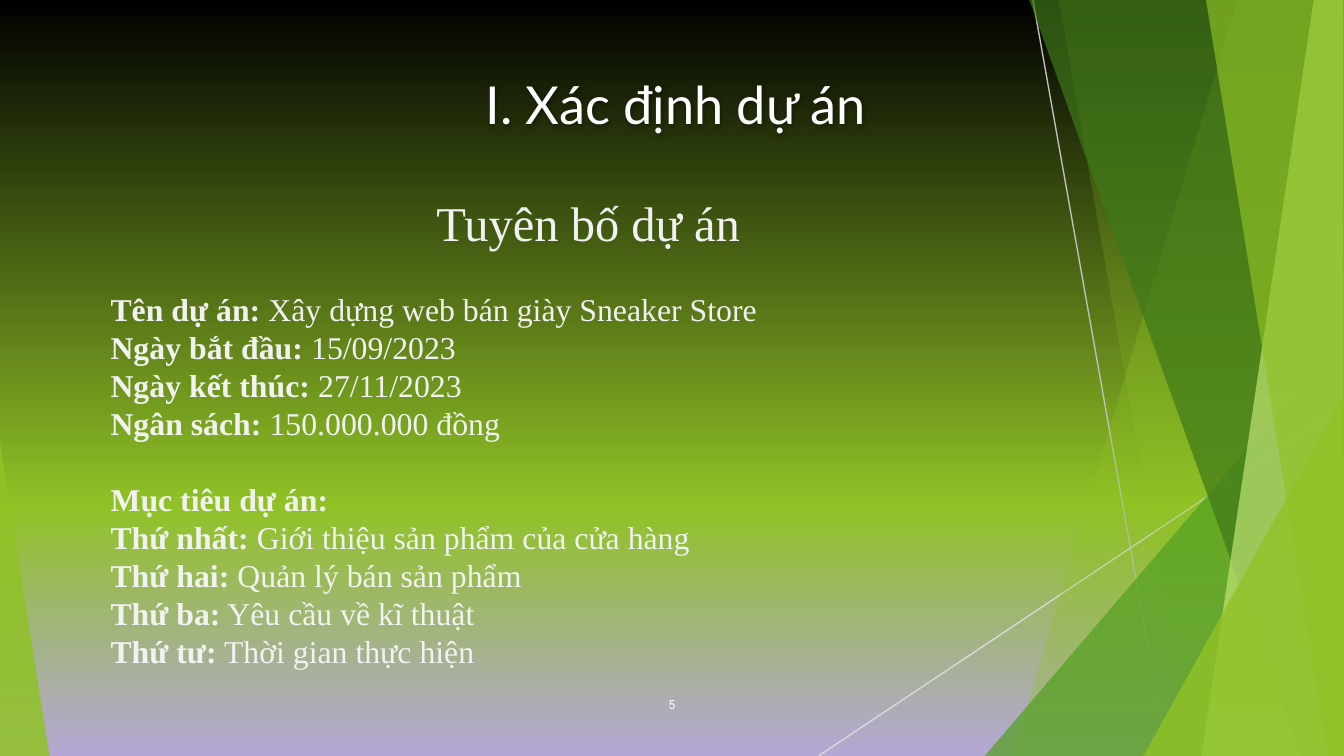
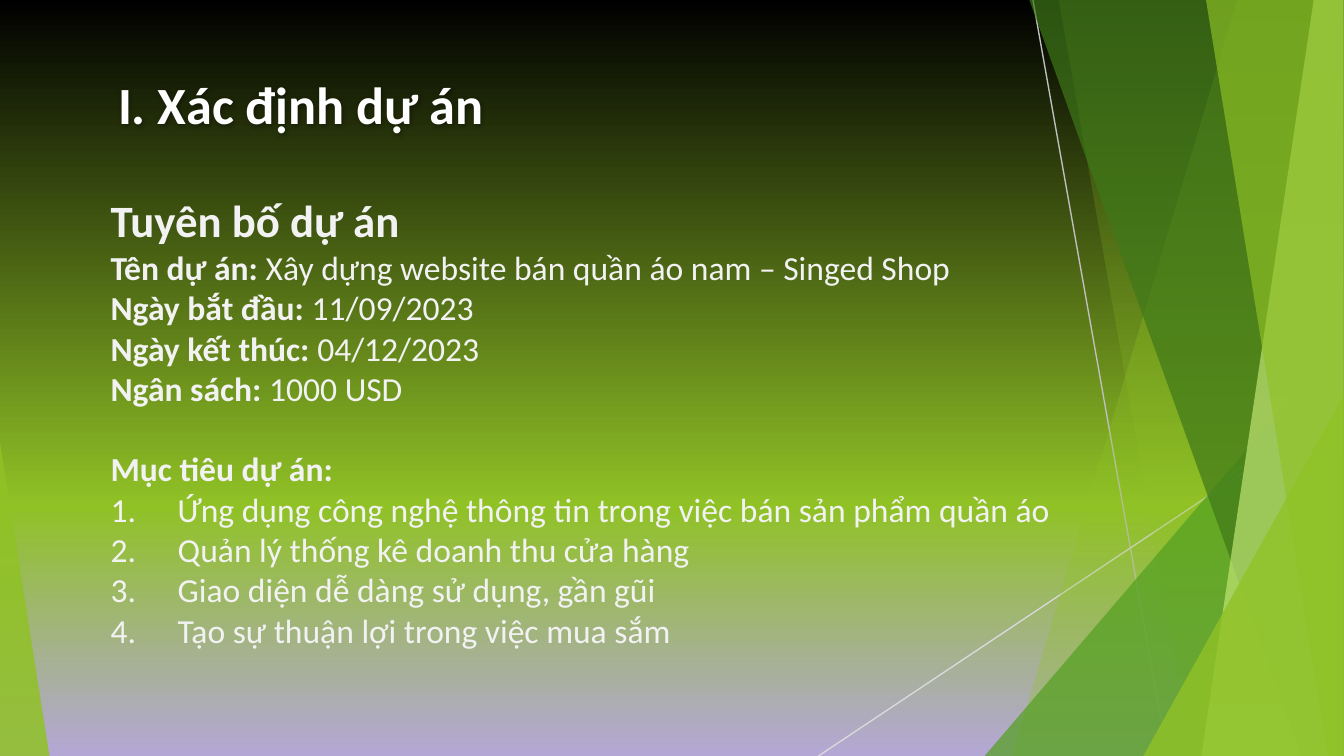
Before and after one commit to EdgarIgnite16/MSP-Project, a slide deck: slide 5 of Report/Nhom9_SingedShop_FinalUltimateVersion.pptx. Drawn at 1344x756 pixels with LibreOffice and Linux fonts; fonts in the diff are those of the drawing. Boxes give left, top, right and bottom in pixels: in the first picture for what was removed or moved away, otherwise in the second. Text is boxed around its words. In the diff, an @@ line names an element or a change of style, - is before the commit and + after.

```diff
--- a/Report/Nhom9_SingedShop_FinalUltimateVersion.pptx
+++ b/Report/Nhom9_SingedShop_FinalUltimateVersion.pptx
@@ text "I. Xác định dự án": place and size @@
-text "I. Xác định dự án" at [485,85,866,134]
+text "I. Xác định dự án" at [118,87,484,134]
@@ text "I. Xác định dự án" at [118,87,484,134]: font Lato to Calibri, bold on; alignment centre to left @@
@@ text at [111,203,399,487]: size 26 to 24 pt, bold on in "Tuyên bố dự án"; font Times New Roman to Calibri in "Tuyên bố dự án", "Mục tiêu dự án:"; size 17 to 18 pt in "Mục tiêu dự án:"; alignment centre to left @@
@@ text at [111,254,949,407]: text changed; size 17 to 18 pt; font Times New Roman to Calibri @@
-Tên dự án: Xây dựng web bán giày Sneaker Store
-Ngày bắt đầu: 15/09/2023
-Ngày kết thúc: 27/11/2023
-Ngân sách: 150.000.000 đồng
+Tên dự án: Xây dựng website bán quần áo nam – Singed Shop
+Ngày bắt đầu: 11/09/2023
+Ngày kết thúc: 04/12/2023
+Ngân sách: 1000 USD
@@ text at [111,494,1050,649]: text changed; size 17 to 18 pt; font Times New Roman to Calibri @@
-Thứ nhất: Giới thiệu sản phẩm của cửa hàng
-Thứ hai: Quản lý bán sản phẩm
-Thứ ba: Yêu cầu về kĩ thuật
-Thứ tư: Thời gian thực hiện
+1. Ứng dụng công nghệ thông tin trong việc bán sản phẩm quần áo
+2. Quản lý thống kê doanh thu cửa hàng
+3. Giao diện dễ dàng sử dụng, gần gũi
+4. Tạo sự thuận lợi trong việc mua sắm
@@ page number removed at [668,700,675,709] @@
-5
```
Also in this commit, not shown: 17 other slides changed, 1 slide added, 3 slides removed, 6 other files.
